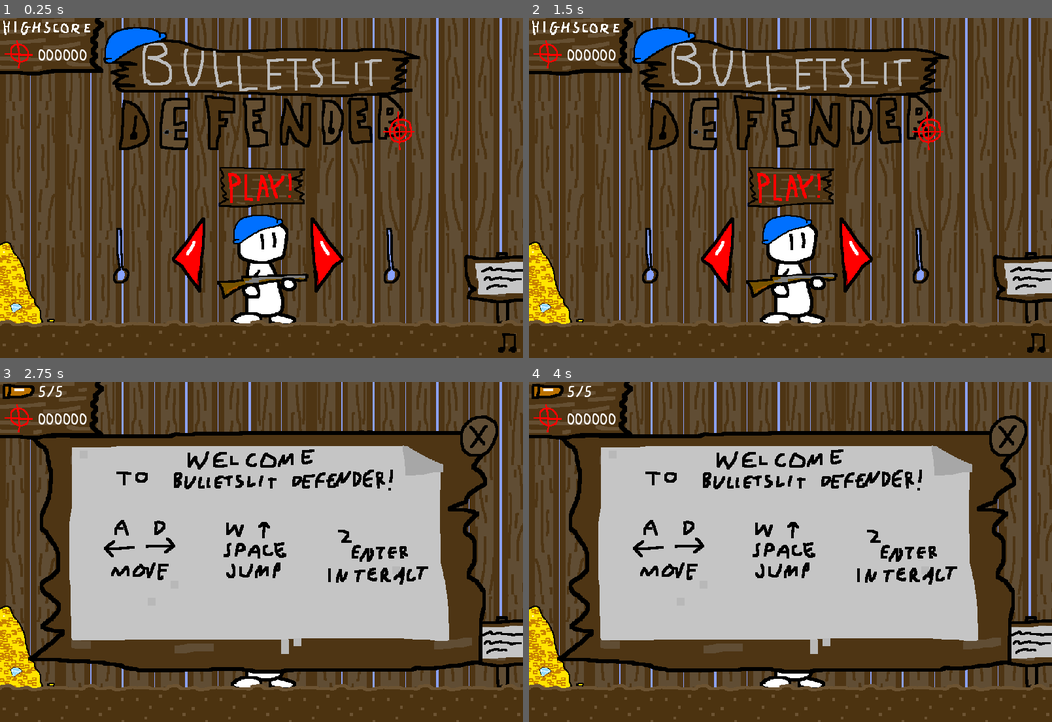
Above: before the commit, frames 1-4 (two rows, left to right).
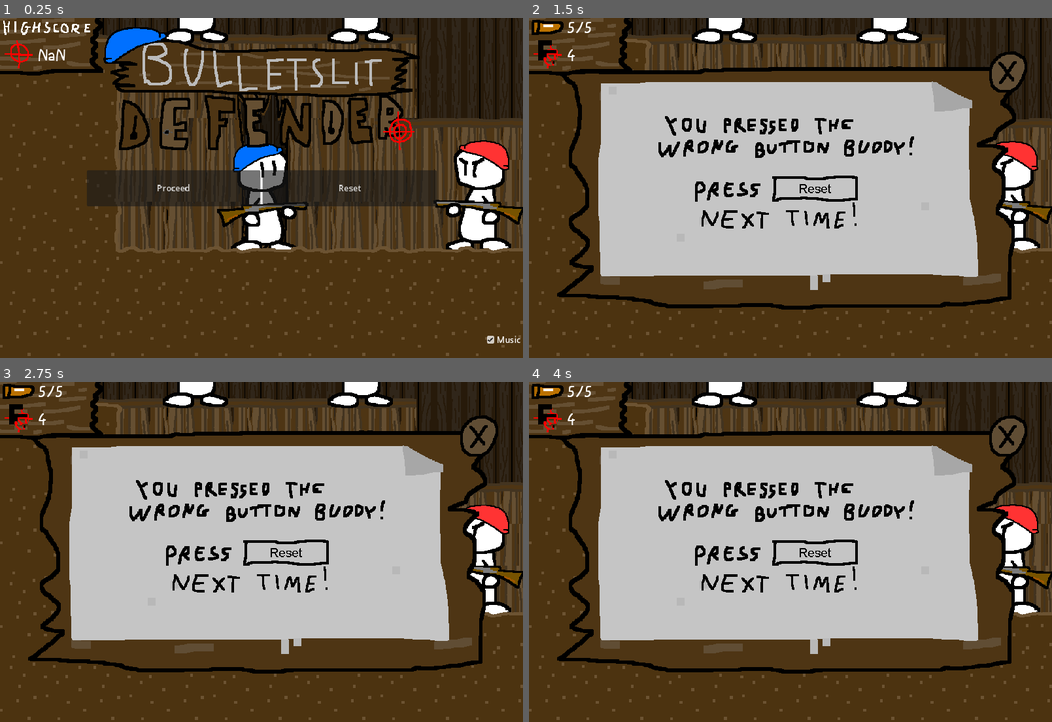
Above: after the commit, the same moments.

Repository: theMathR/Bulletslit-Defender
Game: Godot game, scene res://levels/main.tscn
Two runs of this game, one before a commit and one after it. Both use one fixed random seed, a clock stepped at 60 frames per second and the inputs below.
Inputs (mouse positions are in pixels of both pictures, inside the frame that each line leads up to):
- Up to frame 1 (0.25 s): no input
- Up to frame 2 (1.5 s): click (701, 188) at 0.5 s, where only the run after the commit has a clickable "Proceed"; click (790, 188) at 1.27 s
- Up to frame 3 (2.75 s): tap Enter (interact) at 2, 2.1 s; move the mouse to (376, 535) at 2.02 s; hold D (right) from 2.03 s (still down); click (376, 535) at 2.17 s; tap Up (jump) at 2.27 s
- Up to frame 4 (4 s): tap Space at 2.75 s; move the mouse to (685, 569) at 2.77 s; tap Enter (interact) at 2.85, 3.5, 3.6 s; tap Up (jump) at 3.02 s; move the mouse to (842, 477) at 3.52 s; release D (right) at 3.53 s; hold Left (left) from 3.53 s (still down)

The runs differ from the first frame. In frame 1, 52% of the frame differs, in the area x 0-100%, y 0-100%; in frame 2, 73%; in frame 3, 27%; in frame 4, 27%.

Commit message:
Pause screen

Diff:
--- a/close.gd
+++ b/close.gd
@@ -1,7 +1,8 @@
 extends TextureButton
 
 func _process(_delta):
-	if visible and Input.is_action_just_pressed("cancel"): _on_pressed()
+	if visible and Input.is_action_just_pressed("cancel"):
+		_on_pressed()
 
 func _on_pressed():
 	$"../CloseSound".play()
--- a/levels/escape.tscn
+++ b/levels/escape.tscn
@@ -154,9 +154,8 @@
 wait_time = 0.05
 
 [node name="AudioStreamPlayer" type="AudioStreamPlayer" parent="Escape/Rift"]
-process_mode = 2
+process_mode = 3
 stream = ExtResource("15_uc481")
-autoplay = true
 
 [node name="Player" parent="Escape" node_paths=PackedStringArray("camera_min", "camera_max") instance=ExtResource("3_bime2")]
 position = Vector2(-396, 48)
--- a/levels/escape_rift.gd
+++ b/levels/escape_rift.gd
@@ -6,6 +6,7 @@
 	$Timer.start()
 	$"../../CanvasLayer".show()
 	get_tree().paused = true
+	$AudioStreamPlayer.play()
 	stats_random()
 
 func stats_random():
--- a/levels/level2.tscn
+++ b/levels/level2.tscn
@@ -47,20 +47,17 @@
 wait_time = 0.05
 
 [node name="AudioStreamPlayer" type="AudioStreamPlayer" parent="Node2D/TrueEnding"]
-process_mode = 2
+process_mode = 3
 stream = ExtResource("3_0yia1")
-autoplay = true
 
 [node name="AudioStreamPlayer2" type="AudioStreamPlayer" parent="Node2D/TrueEnding"]
-process_mode = 2
+process_mode = 3
 stream = ExtResource("4_f5ngr")
-autoplay = true
 
 [node name="AudioStreamPlayer3" type="AudioStreamPlayer" parent="Node2D/TrueEnding"]
-process_mode = 2
+process_mode = 3
 stream = ExtResource("5_p4bjp")
 volume_db = 15.0
-autoplay = true
 
 [node name="TransitionRift" parent="Node2D" instance=ExtResource("2_4qc58")]
 position = Vector2(1844, -554)
--- a/levels/level4.tscn
+++ b/levels/level4.tscn
@@ -7,12 +7,23 @@
 [ext_resource type="TileSet" uid="uid://b1m7plmymjmhb" path="res://tileset.tres" id="3_bieyr"]
 [ext_resource type="PackedScene" uid="uid://dcy22ebc07uwj" path="res://rift.tscn" id="3_jgp7k"]
 [ext_resource type="PackedScene" uid="uid://bcx6fhx3xkwo3" path="res://enemy.tscn" id="4_lackl"]
+[ext_resource type="Shader" path="res://glitch.gdshader" id="6_ncrom"]
+[ext_resource type="Texture2D" uid="uid://c4gr3ber233ww" path="res://assets/furniture4.png" id="7_atqcc"]
 [ext_resource type="PackedScene" uid="uid://ioxwrlmsxpfr" path="res://reload_box.tscn" id="7_cm8fr"]
 [ext_resource type="PackedScene" uid="uid://dbixll5kvjupg" path="res://transition_rift.tscn" id="7_xcxk6"]
 [ext_resource type="PackedScene" uid="uid://dl4f6f6w7osil" path="res://game_panel.tscn" id="8_spuy4"]
 [ext_resource type="PackedScene" uid="uid://d3n1kb7k701oo" path="res://levels/level5.tscn" id="8_x8p6a"]
 [ext_resource type="Texture2D" uid="uid://kmi2rke2xyp2" path="res://panels/level4.png" id="9_pg342"]
 
+[sub_resource type="ShaderMaterial" id="ShaderMaterial_mbts1"]
+shader = ExtResource("6_ncrom")
+shader_parameter/intensity = 1.0
+shader_parameter/color = 0.1
+shader_parameter/thinness = 20.0
+shader_parameter/speed = 15.0
+shader_parameter/frequency = 100.0
+shader_parameter/darken = 1.0
+
 [node name="Level5" type="Node2D"]
 texture_filter = 1
 script = ExtResource("1_yhxu8")
@@ -36,6 +47,7 @@
 
 [node name="RPOS" type="Node2D" parent="R1"]
 process_mode = 4
+visible = false
 position = Vector2(-153, 1825)
 
 [node name="Rift" parent="R1" node_paths=PackedStringArray("target_position", "camera_min", "camera_max") instance=ExtResource("3_jgp7k")]
@@ -60,6 +72,13 @@
 position = Vector2(-340, 1137)
 camera = NodePath("../../C4")
 
+[node name="Sprite2D" type="Sprite2D" parent="R1"]
+material = SubResource("ShaderMaterial_mbts1")
+position = Vector2(-770, 1088)
+scale = Vector2(0.5, 2)
+skew = 0.897099
+texture = ExtResource("7_atqcc")
+
 [node name="R2" type="Node2D" parent="."]
 
 [node name="CMIN" type="Node2D" parent="R2"]
--- a/levels/true_ending.gd
+++ b/levels/true_ending.gd
@@ -7,6 +7,9 @@
 	$Timer.start()
 	$"../../CanvasLayer".show()
 	get_tree().paused = true
+	$AudioStreamPlayer.play()
+	$AudioStreamPlayer2.play()
+	$AudioStreamPlayer3.play()
 	stats_random()
 
 func stats_random():
--- /dev/null
+++ b/pause_screen.gd
@@ -0,0 +1,23 @@
+extends Control
+
+func _on_texture_button_pressed():
+	$AudioStreamPlayer.stream = load("res://sound/unpause.mp3")
+	$AudioStreamPlayer.play()
+	hide()
+	get_tree().paused = false
+
+func _ready():
+	if Status.level == 0:
+		$TextureRect.material = null
+		$Replay.show()
+		$Button.hide()
+
+func _process(delta):
+	if Input.is_action_just_pressed("cancel"):
+		if visible:
+			_on_texture_button_pressed()
+		elif not (Status.interacting or get_tree().paused):
+			show()
+			get_tree().paused = true
+			$AudioStreamPlayer.stream = load("res://sound/pause.mp3")
+			$AudioStreamPlayer.play()
--- a/player.gd
+++ b/player.gd
@@ -43,7 +43,9 @@
 	if not is_on_floor():
 		velocity.y = min(2000, velocity.y+2500*delta)
 		$AnimationTree['parameters/in_air/transition_request'] = "yes"
-	else: $AnimationTree['parameters/in_air/transition_request'] = "no"
+	elif $AnimationTree['parameters/in_air/current_state'] == 'yes':
+		$AnimationTree['parameters/in_air/transition_request'] = "no"
+		$FallSound.play()
 
 	if reloading: return # Disable controls when reloading
 
--- a/player.tscn
+++ b/player.tscn
@@ -33,8 +33,11 @@
 [ext_resource type="Texture2D" uid="uid://bnhfvt52i5d3h" path="res://assets/play.png" id="29_sgc0q"]
 [ext_resource type="Texture2D" uid="uid://b7aw02ejwb1tj" path="res://assets/arrowpressed.png" id="29_uvwlx"]
 [ext_resource type="Texture2D" uid="uid://dihatf3ga632h" path="res://assets/play_pressed.png" id="30_u33e0"]
+[ext_resource type="Script" path="res://pause_screen.gd" id="31_v54tb"]
+[ext_resource type="Texture2D" uid="uid://dcml7012skhfe" path="res://assets/paused.png" id="32_mh73v"]
 [ext_resource type="Script" path="res://game_over.gd" id="33_byhff"]
 [ext_resource type="Texture2D" uid="uid://bdccuq4g255d3" path="res://assets/died.png" id="34_wy543"]
+[ext_resource type="AudioStream" uid="uid://d0a7yfsyyxk7g" path="res://sound/pause.mp3" id="35_bea61"]
 [ext_resource type="Texture2D" uid="uid://8ops4fyhlbxc" path="res://assets/retry.png" id="35_j5efh"]
 [ext_resource type="Texture2D" uid="uid://cw611s4fxwgvf" path="res://assets/music.png" id="36_0pc2n"]
 [ext_resource type="Texture2D" uid="uid://bkjt3gk8ceuda" path="res://assets/retry_pressed.png" id="36_jqpv3"]
@@ -1264,6 +1267,10 @@
 
 [node name="StepSound" type="AudioStreamPlayer" parent="."]
 
+[node name="FallSound" type="AudioStreamPlayer" parent="."]
+stream = ExtResource("10_j3xkt")
+volume_db = 5.0
+
 [node name="OpenSound" type="AudioStreamPlayer" parent="."]
 stream = ExtResource("11_6nsx7")
 volume_db = 10.0
@@ -1355,6 +1362,78 @@
 grow_vertical = 0
 texture = ExtResource("14_epndl")
 
+[node name="PauseScreen" type="Control" parent="CanvasLayer"]
+process_mode = 3
+visible = false
+texture_filter = 1
+layout_mode = 3
+anchors_preset = 15
+anchor_right = 1.0
+anchor_bottom = 1.0
+grow_horizontal = 2
+grow_vertical = 2
+script = ExtResource("31_v54tb")
+
+[node name="TextureRect" type="TextureRect" parent="CanvasLayer/PauseScreen"]
+texture_filter = 1
+material = SubResource("ShaderMaterial_y5a6d")
+layout_mode = 1
+anchors_preset = 8
+anchor_left = 0.5
+anchor_top = 0.5
+anchor_right = 0.5
+anchor_bottom = 0.5
+offset_left = -261.0
+offset_top = -126.0
+offset_right = 264.0
+offset_bottom = 2.0
+grow_horizontal = 2
+grow_vertical = 2
+texture = ExtResource("32_mh73v")
+stretch_mode = 2
+
+[node name="Replay" type="TextureButton" parent="CanvasLayer/PauseScreen"]
+visible = false
+texture_filter = 1
+layout_mode = 1
+anchors_preset = 8
+anchor_left = 0.5
+anchor_top = 0.5
+anchor_right = 0.5
+anchor_bottom = 0.5
+offset_left = -87.0
+offset_top = 33.0
+offset_right = 87.0
+offset_bottom = 177.0
+grow_horizontal = 2
+grow_vertical = 2
+texture_normal = ExtResource("29_sgc0q")
+texture_pressed = ExtResource("30_u33e0")
+
+[node name="Button" type="Button" parent="CanvasLayer/PauseScreen"]
+texture_filter = 1
+layout_mode = 1
+anchors_preset = 8
+anchor_left = 0.5
+anchor_top = 0.5
+anchor_right = 0.5
+anchor_bottom = 0.5
+offset_left = -123.0
+offset_top = 80.0
+offset_right = 123.0
+offset_bottom = 129.0
+grow_horizontal = 2
+grow_vertical = 2
+size_flags_horizontal = 3
+theme = ExtResource("36_vugn4")
+text = "Continue
+"
+
+[node name="AudioStreamPlayer" type="AudioStreamPlayer" parent="CanvasLayer/PauseScreen"]
+process_mode = 3
+stream = ExtResource("35_bea61")
+pitch_scale = 2.0
+
 [node name="Close" type="TextureButton" parent="CanvasLayer"]
 process_mode = 3
 visible = false
@@ -1472,6 +1551,7 @@
 text = "Reset"
 
 [node name="TitleScreen" type="Control" parent="CanvasLayer"]
+visible = false
 texture_filter = 1
 layout_mode = 3
 anchors_preset = 15
@@ -1673,6 +1753,8 @@
 limit_bottom = 100
 drag_vertical_enabled = true
 
+[connection signal="pressed" from="CanvasLayer/PauseScreen/Replay" to="CanvasLayer/PauseScreen" method="_on_texture_button_pressed"]
+[connection signal="pressed" from="CanvasLayer/PauseScreen/Button" to="CanvasLayer/PauseScreen" method="_on_texture_button_pressed"]
 [connection signal="pressed" from="CanvasLayer/Close" to="CanvasLayer/Close" method="_on_pressed"]
 [connection signal="pressed" from="CanvasLayer/GameOver/Replay" to="CanvasLayer/GameOver" method="_on_texture_button_pressed"]
 [connection signal="pressed" from="CanvasLayer/GameOver/HBoxContainer/Button" to="CanvasLayer/GameOver" method="_on_texture_button_pressed"]
--- a/status.gd
+++ b/status.gd
@@ -19,7 +19,7 @@
 const HATS_MAX = 9
 
 func _ready():
-	#debug_reset()
+	debug_reset()
 	get_viewport().physics_object_picking_sort = true
 	get_viewport().physics_object_picking_first_only = true
 	load_save()
@@ -45,4 +45,4 @@
 
 func debug_reset():
 	var file = FileAccess.open("user://save.txt", FileAccess.WRITE)
-	file.store_string("0\n0\n0\n0\n0")
+	file.store_string("4\n0\n0\n0\n0")
Binary file added: assets/paused.png
Not shown, added: assets/paused.png.import
Not shown: 1 places in levels/level4.tscn that only renumber resources
Not shown: 1 places in player.tscn that only renumber resources
Not shown, added: sound/pause.mp3.import
Not shown, added: sound/unpause.mp3.import
Not shown, added: sound/pause.mp3
Not shown, added: sound/unpause.mp3
